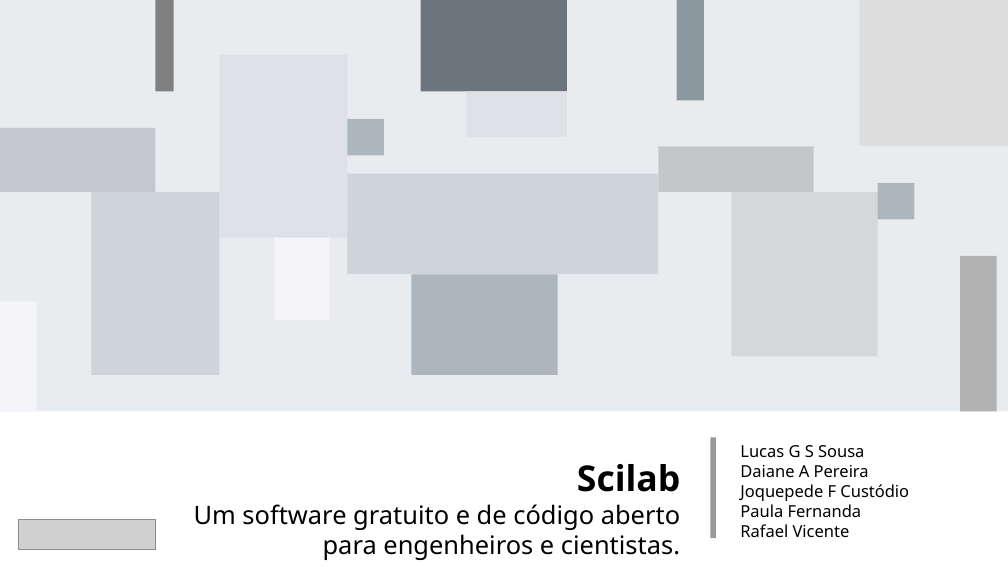
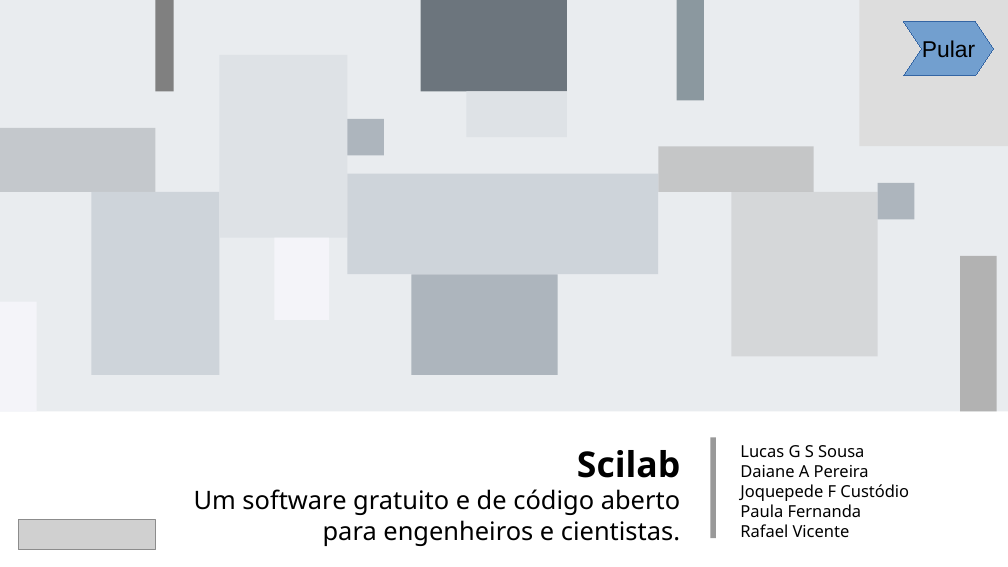
Before and after one commit to Lucasitron/Grafico_scilab, a slide deck: slide 1 of apresentação/Scilab.odp. Drawn at 1008x567 pixels with LibreOffice and Linux fonts; fonts in the diff are those of the drawing; grey boxes stand for pictures. Boxes give left, top, right and bottom in pixels: in the first picture for what was removed or moved away, otherwise in the second. Text is boxed around its words. In the diff, an @@ line names an element or a change of style, - is before the commit and + after.

```diff
--- a/apresentação/Scilab.odp
+++ b/apresentação/Scilab.odp
@@ freeform shape added at [904,22,993,76], fill #729FCF, outline #3465A4 0 pt, 18 pt, text #000000 @@
+Pular
@@ text "Scilab": place and size @@
-text "Scilab" at [194,464,680,560]
+text "Scilab" at [194,450,680,546]
```
Also in this commit, not shown: 6 other slides changed, 11 slides added, 4 slides removed, 15 other files.
